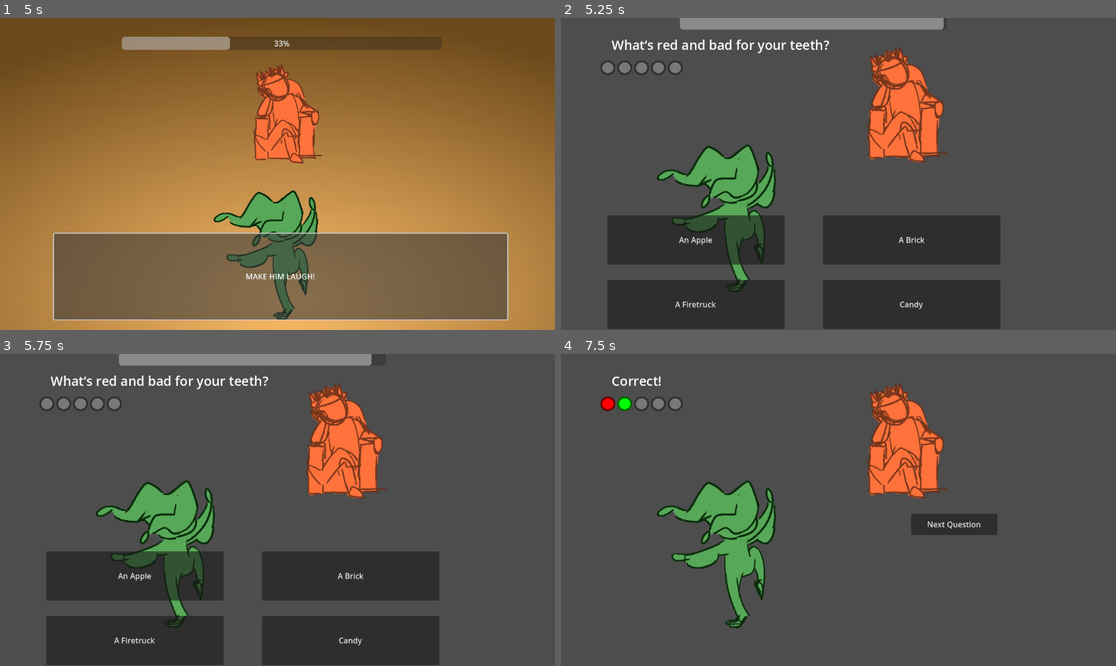
Above: before the commit, frames 1-4 (two rows, left to right).
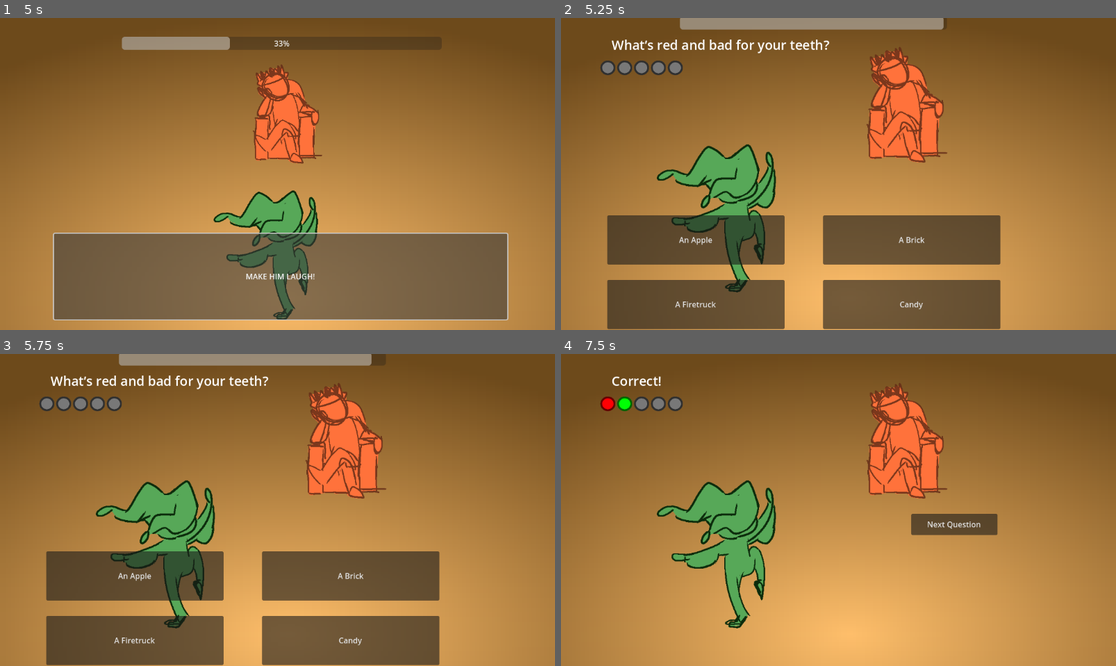
Above: after the commit, the same moments.

Repository: S1lv3rn/GGJ2024
Game: Godot game, scene res://main_menu.tscn
Same seed, same stepped clock (60 frames per second), same inputs: the game is played once before the commit and once after it. The engine's default icon, where the game draws it, is replaced by a stand-in: a white triangle on a blue panel in a dark square.
Inputs:
- Up to frame 1 (5 s): click "Play Game" at 0.5 s; click "(click to advance)" at 1.25 s; click "You got summoned to the COURT…" at 2 s; click "To save your head you gotta..." at 2.75 s; click "MAKE" at 3.5 s; click "MAKE HIM" at 4.25 s
- Up to frame 2 (5.25 s): click "MAKE HIM LAUGH!" at 5 s
- Up to frame 3 (5.75 s): no input
- Up to frame 4 (7.5 s): click "An Apple" at 5.75 s; click "Next Question" at 6.5 s; click "A Brick" at 7.25 s

Frame 1 is identical in both runs. In frame 2, 90% of the frame differs, in the area x 0-100%, y 0-100%; in frame 3, 90%; in frame 4, 92%.

Commit message:
fixed bugs

Diff:
--- a/game_end.gd
+++ b/game_end.gd
@@ -7,7 +7,7 @@
 
 func _process(delta):
 	if Input.is_action_pressed("enter") and visible == true:
-		if PlayerDetails.stage == 4:
+		if PlayerDetails.stage == 3:
 			get_tree().change_scene_to_file("res://main_menu.tscn")
 		else:
 			get_tree().change_scene_to_file("res://main_game.tscn")
--- a/joke_game.tscn
+++ b/joke_game.tscn
@@ -1,7 +1,8 @@
-[gd_scene load_steps=10 format=3 uid="uid://bgug8d7ruksj3"]
+[gd_scene load_steps=11 format=3 uid="uid://bgug8d7ruksj3"]
 
 [ext_resource type="Script" path="res://joke_mini_game.gd" id="1_1bnnc"]
 [ext_resource type="PackedScene" uid="uid://ejoh0v7oohwd" path="res://characters/king.tscn" id="2_5b5ha"]
+[ext_resource type="PackedScene" uid="uid://cbyehy4v4kbrv" path="res://UI/bg.tscn" id="2_hdn26"]
 [ext_resource type="PackedScene" uid="uid://b54vgidlm44hk" path="res://characters/jesture.tscn" id="3_do0po"]
 [ext_resource type="PackedScene" uid="uid://b54iumlq6ha5i" path="res://game_end.tscn" id="4_4yibn"]
 [ext_resource type="PackedScene" uid="uid://crocut2dqepf1" path="res://UI/points_list.tscn" id="4_7qtha"]
@@ -14,6 +15,8 @@
 
 [node name="JokeGame" type="Node2D"]
 script = ExtResource("1_1bnnc")
+
+[node name="BG" parent="." instance=ExtResource("2_hdn26")]
 
 [node name="King2" parent="." instance=ExtResource("2_5b5ha")]
 position = Vector2(718, 217)
